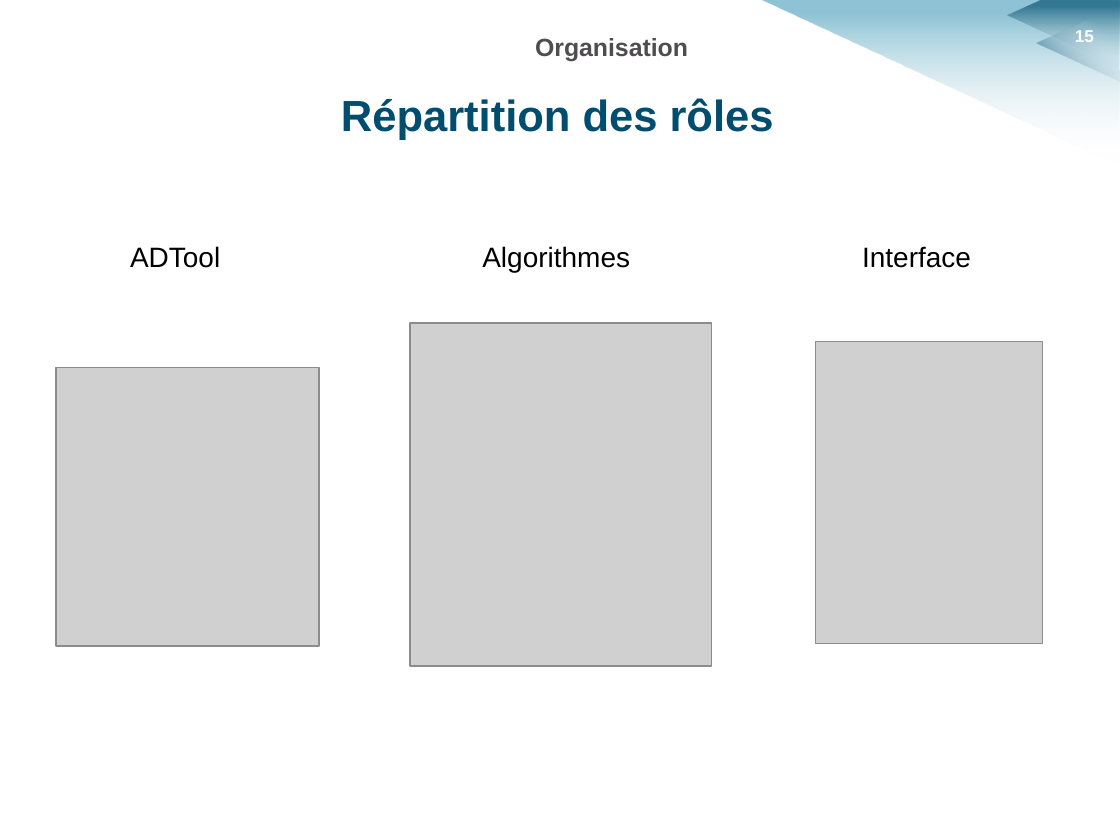
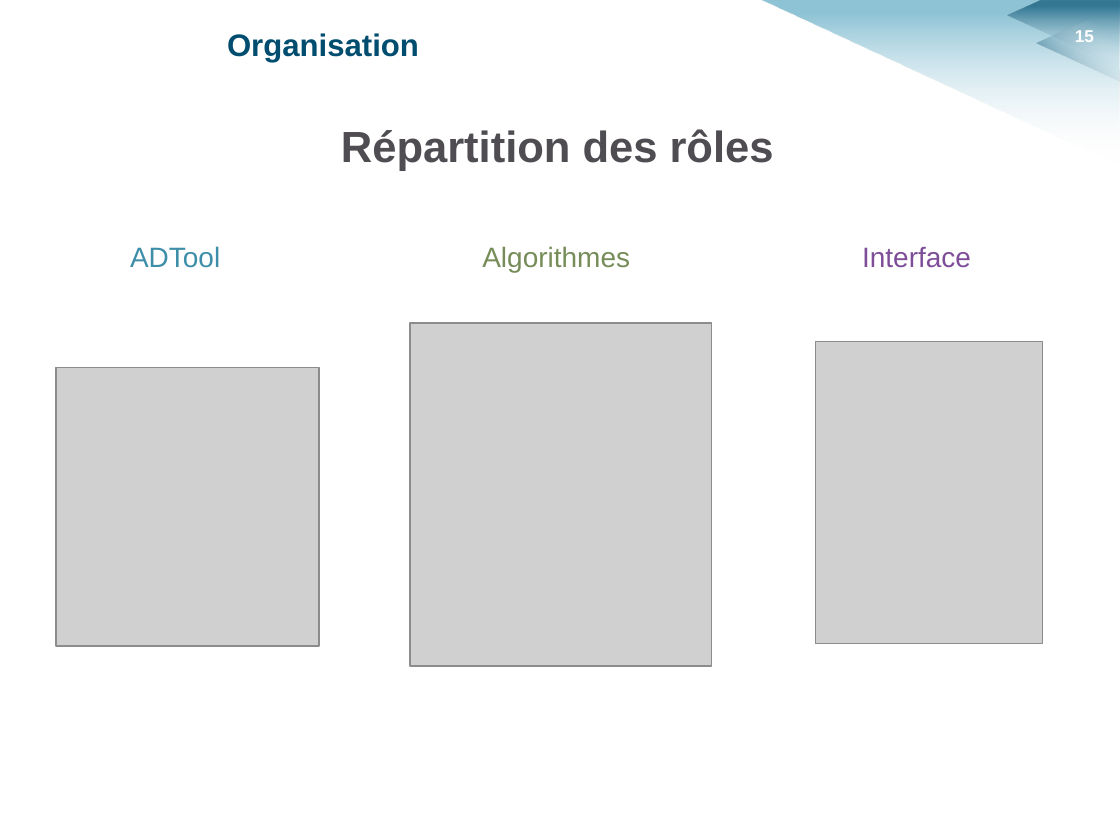
Before and after one commit to HKervadec/korrigolo, a slide deck: slide 15 of soutenances/planification/soutenance_planification.pptx. Drawn at 1120x840 pixels with LibreOffice and Linux fonts; fonts in the diff are those of the drawing; grey boxes stand for pictures; background and template pictures are left out. Boxes give left, top, right and bottom in pixels: in the first picture for what was removed or moved away, otherwise in the second. Text is boxed around its words. In the diff, an @@ line names an element or a change of style, - is before the commit and + after.

```diff
--- a/soutenances/planification/soutenance_planification.pptx
+++ b/soutenances/planification/soutenance_planification.pptx
@@ text "Organisation" at [227,33,419,62]: size 16 to 20 pt, text colour #4F4D50 to #004D6F; alignment centre to left @@
@@ text "Répartition des rôles": place and size @@
-text "Répartition des rôles" at [341,98,774,140]
+text "Répartition des rôles" at [341,129,774,171]
@@ text "Répartition des rôles" at [341,129,774,171]: text colour #004D6F to #4F4D52 @@
@@ text "ADTool" at [130,246,220,268]: text colour #000000 to #3E8EA9 @@
@@ text "Algorithmes" at [482,246,630,273]: text colour #000000 to #768D5A @@
@@ text "Interface" at [862,246,971,268]: text colour #000000 to #7E4E99 @@
```
Also in this commit, not shown: 15 other slides changed, 4 slides added, 2 slides removed, 5 other files.
